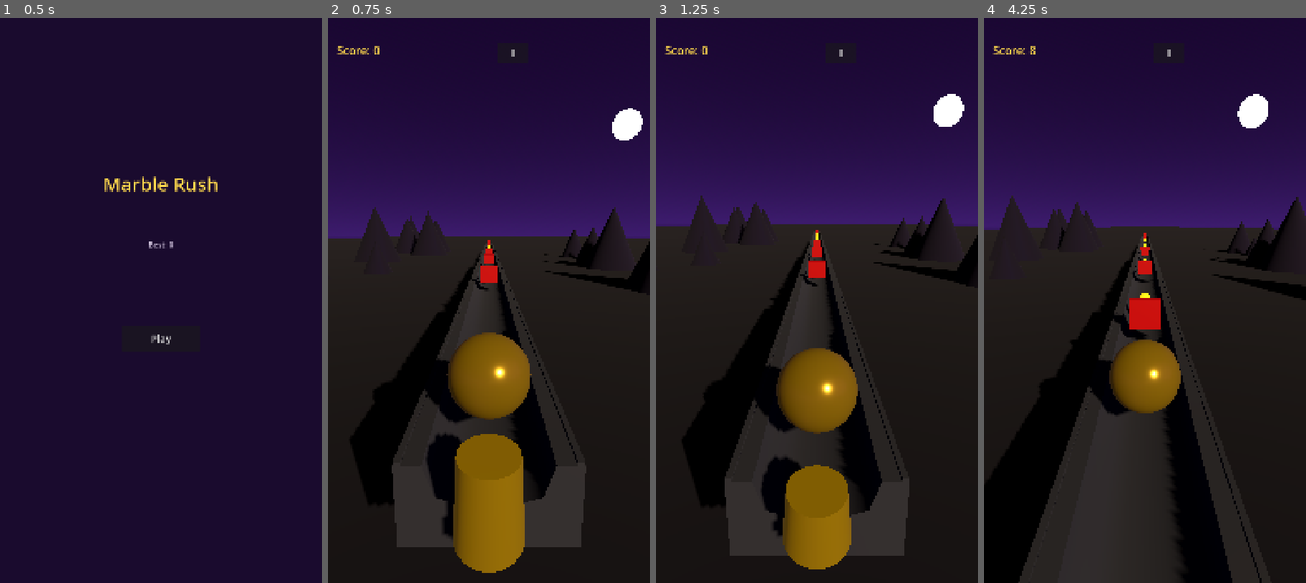
Above: before the commit, frames 1-4 (left to right).
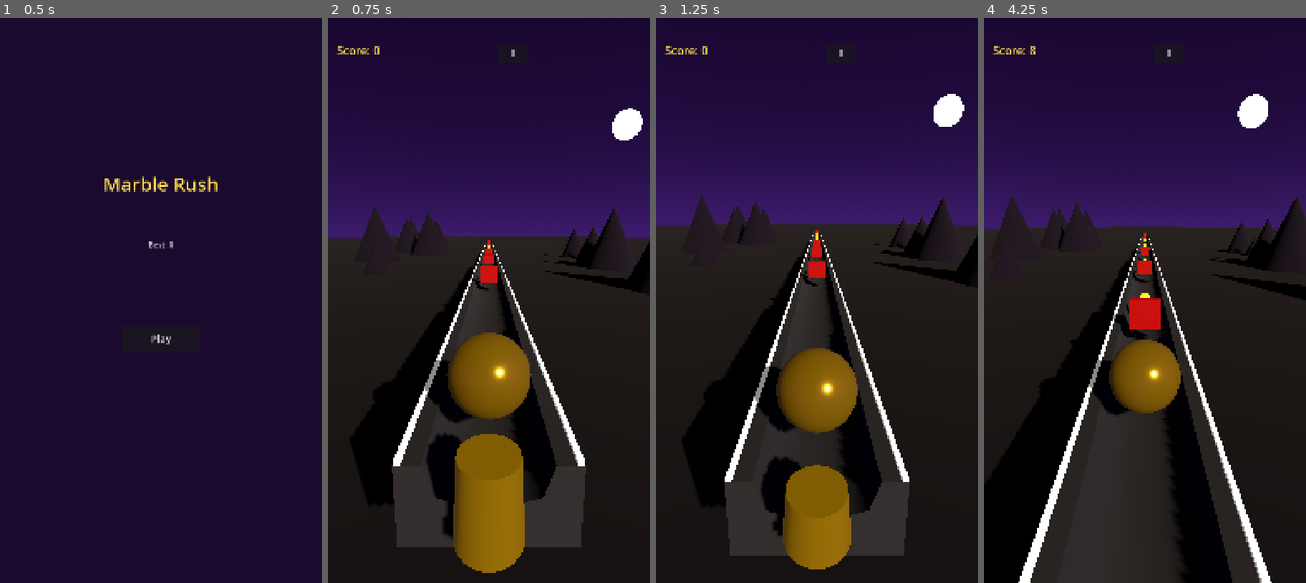
Above: after the commit, the same moments.

Repository: Ebrahassad/marble-rush
Game: Godot game, scene res://scenes/MainMenu.tscn
Two runs of this game, one before a commit and one after it. Both use one fixed random seed, a clock stepped at 60 frames per second and the inputs below.
Inputs:
- Up to frame 1 (0.5 s): no input
- Up to frame 2 (0.75 s): click "Play" at 0.5 s
- Up to frame 3 (1.25 s): no input
- Up to frame 4 (4.25 s): click "II" at 1.25 s; click "Resume" at 2 s; click "II" at 2.75 s; click "Resume" at 3.5 s

Frame 1 is identical in both runs. In frame 2, 1.1% of the frame differs, in the area x 20-80%, y 40-80%; in frame 3, 1.2%; in frame 4, 2.2%, in the area x 10-90%, y 39-100%.

Commit message:
Add animated flowing water inside the track channel, fix material script to only affect track body

Diff:
--- a/scenes/TrackPiece.tscn
+++ b/scenes/TrackPiece.tscn
@@ -1,7 +1,8 @@
-[gd_scene load_steps=6 format=3]
+[gd_scene load_steps=9 format=3]
 
 [ext_resource type="PackedScene" path="res://assets/track/straight.glb" id="1"]
 [ext_resource type="Script" path="res://scripts/track_piece.gd" id="2"]
+[ext_resource type="Shader" path="res://shaders/water.gdshader" id="3"]
 
 [sub_resource type="BoxShape3D" id="BoxShape3D_1"]
 size = Vector3(2.2, 0.2, 2.2)
@@ -14,6 +15,14 @@
 emission_enabled = true
 emission = Color(0.9, 0.9, 0.85, 1)
 emission_energy_multiplier = 0.6
+
+[sub_resource type="PlaneMesh" id="PlaneMesh_water"]
+size = Vector2(1.6, 2.2)
+
+[sub_resource type="ShaderMaterial" id="ShaderMaterial_water"]
+shader = ExtResource("3")
+shader_parameter/water_color = Color(0.1, 0.55, 0.9, 0.8)
+shader_parameter/speed = 1.6
 
 [node name="TrackPiece" type="StaticBody3D"]
 script = ExtResource("2")
@@ -34,3 +43,8 @@
 transform = Transform3D(1, 0, 0, 0, 1, 0, 0, 0, 1, 1.05, 1.12, 0)
 mesh = SubResource("BoxMesh_rail")
 surface_material_override/0 = SubResource("StandardMaterial3D_rail")
+
+[node name="Water" type="MeshInstance3D" parent="."]
+transform = Transform3D(1, 0, 0, 0, 1, 0, 0, 0, 1, 0, 0.25, 0)
+mesh = SubResource("PlaneMesh_water")
+surface_material_override/0 = SubResource("ShaderMaterial_water")
--- a/scripts/track_piece.gd
+++ b/scripts/track_piece.gd
@@ -8,7 +8,7 @@
 		cached_material.albedo_color = Color(0.22, 0.22, 0.25)
 		cached_material.metallic = 0.15
 		cached_material.roughness = 0.75
-	_apply_material_recursive(self, cached_material)
+	_apply_material_recursive($Model, cached_material)
 
 func _apply_material_recursive(node: Node, mat: Material) -> void:
 	if node is MeshInstance3D:
--- /dev/null
+++ b/shaders/water.gdshader
@@ -0,0 +1,16 @@
+shader_type spatial;
+render_mode blend_mix, cull_disabled, unshaded;
+
+uniform vec4 water_color : source_color = vec4(0.1, 0.55, 0.9, 0.8);
+uniform float speed = 1.6;
+
+void vertex() {
+	VERTEX.y += sin(VERTEX.x * 5.0 + TIME * speed) * 0.03 + sin(VERTEX.z * 3.0 + TIME * speed * 0.7) * 0.02;
+}
+
+void fragment() {
+	float shimmer = sin((UV.x + UV.y) * 20.0 + TIME * speed * 2.0) * 0.08;
+	ALBEDO = water_color.rgb + shimmer;
+	EMISSION = water_color.rgb * 0.25;
+	ALPHA = water_color.a;
+}
